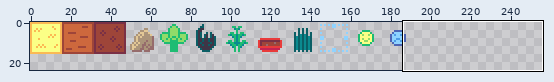
A pixel-art file gets an edit: spritesheet.aseprite. Above, an overview of the earlier version with the close-up marked.
Close-up. As it was:
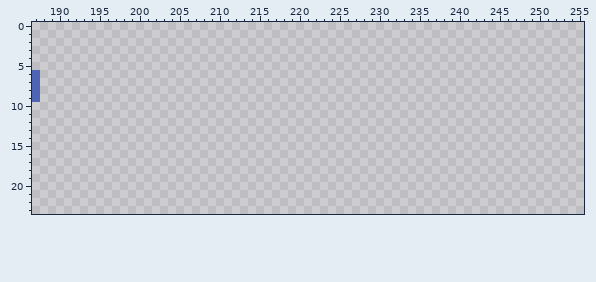
256x256 pixels, 1 frame. Shown: x 187..255, y 0..23. The wide view leaves out empty margins.
New version:
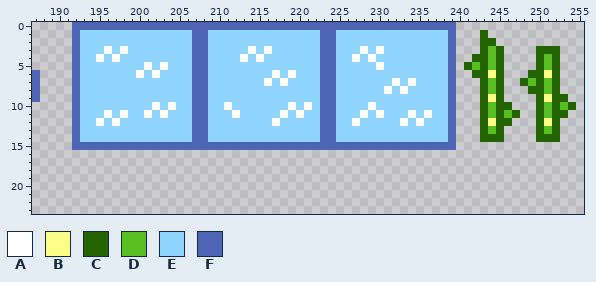
Palette (. is transparent): A #ffffff  B #fbff86  C #236300  D #59be21  E #8fd3ff  F #4d65b4
What changed:
y 0: x 192..239 ................................................ -> FFFFFFFFFFFFFFFFFFFFFFFFFFFFFFFFFFFFFFFFFFFFFFFF
y 1: x 192..239 ................................................ -> FEEEEEEEEEEEEEEFFEEEEEEEEEEEEEEFFEEEEEEEEEEEEEEF; x 243 . -> C
y 2: x 192..239 ................................................ -> FEEEEEEEEEEEEEEFFEEEEEEEEEEEEEEFFEEEEEEEEEEEEEEF; x 243..244 .. -> CC
y 3: x 192..239 ................................................ -> FEEEAEAEEEEEEEEFFEEEEEAEAEEEEEEFFEEEAEAEEEEEEEEF; x 243..245 ... -> CDC; x 250..252 ... -> CCC
y 4: x 192..239 ................................................ -> FEEAEAEEEEEEEEEFFEEEEAEAEEEEEEEFFEEAEAEEEEEEEEEF; x 242..245 .... -> CCDC; x 250..252 ... -> CDC
y 5: x 192..239 ................................................ -> FEEEEEEEEAEAEEEFFEEEEEEEEEEEEEEFFEEEEEAEEEEEEEEF; x 241..245 ..... -> CDCDC; x 250..252 ... -> CDC
y 6: x 192..239 ................................................ -> FEEEEEEEAEAEEEEFFEEEEEEEEAEAEEEFFEEEEEEEEEEEEEEF; x 242..245 .... -> CCBC; x 249..252 .... -> CCBC
y 7: x 192..239 ................................................ -> FEEEEEEEEEEEEEEFFEEEEEEEAEAEEEEFFEEEEEEEAEAEEEEF; x 243..245 ... -> CDC; x 248..252 ..... -> CDCDC
y 8: x 192..239 ................................................ -> FEEEEEEEEEEEEEEFFEEEEEEEEEEEEEEFFEEEEEEAEAEEEEEF; x 243..245 ... -> CDC; x 249..252 .... -> CCDC
y 9: x 192..239 ................................................ -> FEEEEEEEEEEEEEEFFEEEEEEEEEEEEEEFFEEEEEEEEEEEEEEF; x 243..245 ... -> CBC; x 250..253 .... -> CBCC
y 10: x 192..239 ................................................ -> FEEEEEEEEEAEAEEFFEEAEEEEEEEAEAEFFEEEEAEEEEEEEEEF; x 243..246 .... -> CDCC; x 250..254 ..... -> CDCDC
y 11: x 192..239 ................................................ -> FEEEAEAEEAEAEEEFFEEEAEEEEEAEAEEFFEEEAEAEEEAEAEEF; x 243..247 ..... -> CDCDC; x 250..253 .... -> CDCC
y 12: x 192..239 ................................................ -> FEEAEAEEEEEEEEEFFEEEEEEEEAEEEEEFFEEAEEEEEAEAEEEF; x 243..246 .... -> CBCC; x 250..252 ... -> CBC
y 13: x 192..239 ................................................ -> FEEEEEEEEEEEEEEFFEEEEEEEEEEEEEEFFEEEEEEEEEEEEEEF; x 243..245 ... -> CDC; x 250..252 ... -> CDC
y 14: x 192..239 ................................................ -> FEEEEEEEEEEEEEEFFEEEEEEEEEEEEEEFFEEEEEEEEEEEEEEF; x 243..245 ... -> CCC; x 250..252 ... -> CCC
y 15: x 192..239 ................................................ -> FFFFFFFFFFFFFFFFFFFFFFFFFFFFFFFFFFFFFFFFFFFFFFFF
Pixel boxes of the changes (left, top, right, bottom) in both close-ups:
added: (72, 22, 576, 150)
